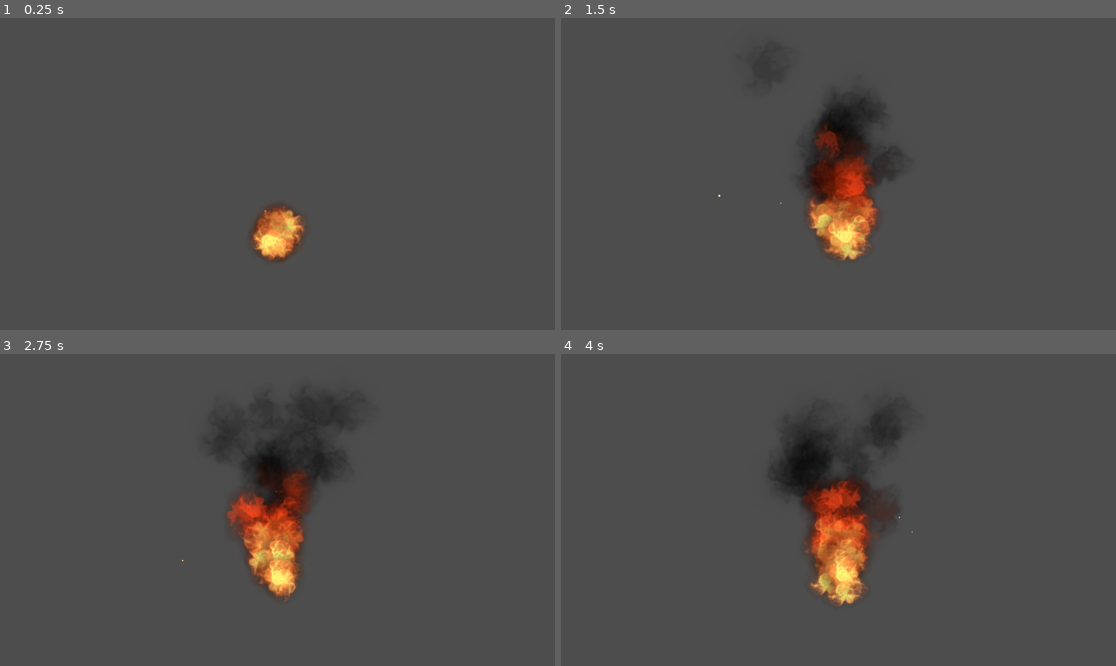
Above: before the commit, frames 1-4 (two rows, left to right).
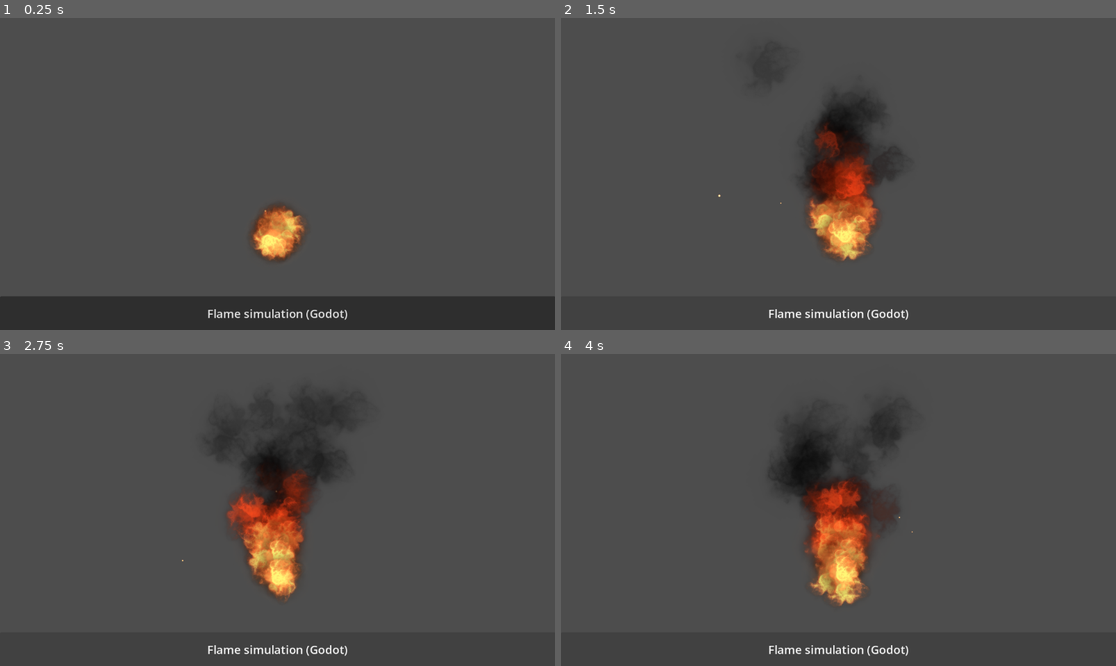
Above: after the commit, the same moments.

Repository: 1UpJohn/godot-testing-and-stuff
Game: Godot game, scene res://mainvfx.tscn
Same seed, same stepped clock (60 frames per second), same inputs: the game is played once before the commit and once after it.
Inputs (mouse positions are in pixels of both pictures, inside the frame that each line leads up to):
- Up to frame 1 (0.25 s): no input
- Up to frame 2 (1.5 s): click (838, 314) at 0.5 s, where only the run after the commit has a clickable "Flame simulation (Godot)"; click (838, 314) at 1.25 s, where only the run after the commit has a clickable "Flame simulation (Godot)"
- Up to frame 3 (2.75 s): click (277, 650) at 2 s, where only the run after the commit has a clickable "Flame simulation (Godot)"
- Up to frame 4 (4 s): no input

The runs differ from the first frame. In frame 1, 11% of the frame differs, in the area x 0-100%, y 89-100%; in frame 2, 0.3%; in frame 3, 0.3%; in frame 4, 0.3%.

Commit message:
My first commit

Diff:
--- a/mainvfx.tscn
+++ b/mainvfx.tscn
@@ -83,22 +83,39 @@
 
 [sub_resource type="QuadMesh" id="QuadMesh_d07h5"]
 
-[node name="Node3D" type="Node3D"]
+[node name="Node3D" type="Node3D" unique_id=693637129]
 
-[node name="firevfx" type="Node3D" parent="."]
+[node name="firevfx" type="Node3D" parent="." unique_id=664285480]
 
-[node name="GPUParticles3D" type="GPUParticles3D" parent="firevfx"]
+[node name="GPUParticles3D" type="GPUParticles3D" parent="firevfx" unique_id=902680012]
 material_override = SubResource("StandardMaterial3D_f6bse")
 amount = 50
 process_material = SubResource("ParticleProcessMaterial_dso8g")
 draw_pass_1 = SubResource("QuadMesh_eoifr")
 
-[node name="GPUParticles3D2" type="GPUParticles3D" parent="firevfx"]
+[node name="GPUParticles3D2" type="GPUParticles3D" parent="firevfx" unique_id=1156111460]
 material_override = SubResource("StandardMaterial3D_vqnqx")
 amount = 3
-lifetime = 1.9200000000000002
+lifetime = 1.92
 process_material = SubResource("ParticleProcessMaterial_kppc4")
 draw_pass_1 = SubResource("QuadMesh_d07h5")
 
-[node name="Camera3D" type="Camera3D" parent="."]
+[node name="Camera3D" type="Camera3D" parent="." unique_id=1725481398]
 transform = Transform3D(1, 0, 0, 0, 0.9514441, 0.30782163, 0, -0.30782163, 0.9514441, 0, 1.6807519, 2.3178754)
+
+[node name="Control" type="Control" parent="." unique_id=1416959217]
+layout_mode = 3
+anchor_right = 1.0
+anchor_bottom = 1.0
+offset_right = -4.0
+
+[node name="Button" type="Button" parent="Control" unique_id=1885979097]
+layout_mode = 1
+anchors_preset = -1
+anchor_right = 1.0040001
+anchor_bottom = 1.003
+offset_top = 578.0
+offset_right = 0.40795898
+offset_bottom = 0.05596924
+theme_override_font_sizes/font_size = 24
+text = "Flame simulation (Godot)"
--- a/project.godot
+++ b/project.godot
@@ -8,11 +8,15 @@
 
 config_version=5
 
+[animation]
+
+compatibility/default_parent_skeleton_in_mesh_instance_3d=true
+
 [application]
 
 config/name="New Game Project"
 run/main_scene="uid://cnrps8tqku8cu"
-config/features=PackedStringArray("4.5", "GL Compatibility")
+config/features=PackedStringArray("4.6", "GL Compatibility")
 config/icon="res://icon.svg"
 
 [rendering]
Not shown: 1 places in mainvfx.tscn that only renumber resources
